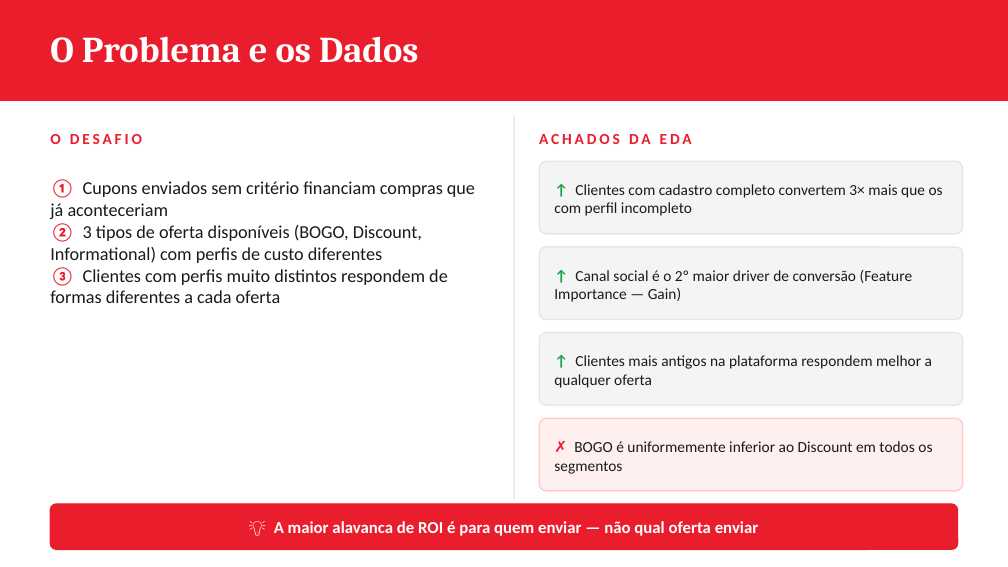
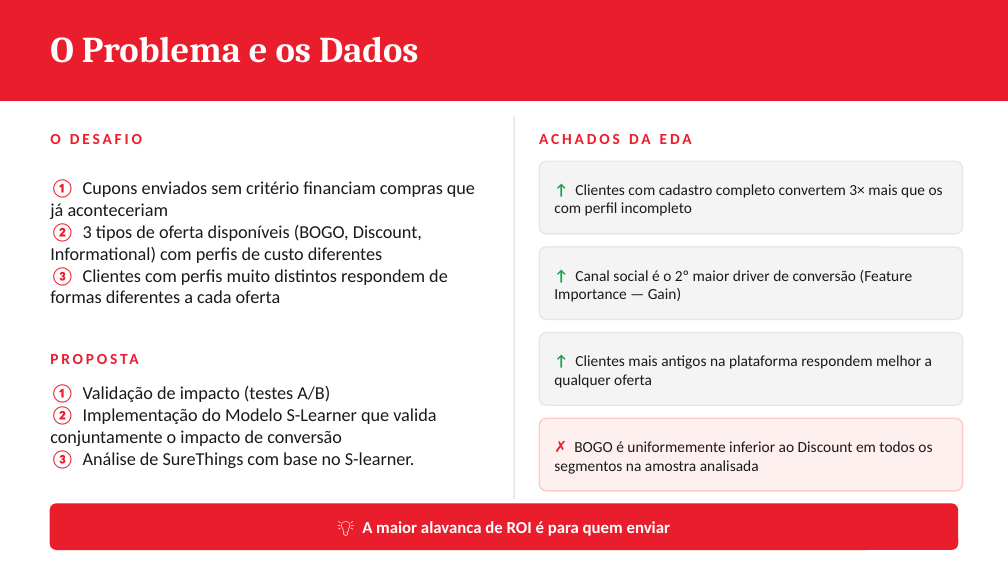
Before and after one commit to ana-clara-fernandes/ifood-case202606, a slide deck: slide 2 of presentation/ifood_case_presentation_AnaClaraFernandes.pptx. Drawn at 1008x567 pixels with LibreOffice and Linux fonts; fonts in the diff are those of the drawing. Boxes give left, top, right and bottom in pixels: in the first picture for what was removed or moved away, otherwise in the second. Text is boxed around its words. In the diff, an @@ line names an element or a change of style, - is before the commit and + after.

Commit message:
ajustes na apresentação e validação do modelo

```diff
--- a/presentation/ifood_case_presentation_AnaClaraFernandes.pptx
+++ b/presentation/ifood_case_presentation_AnaClaraFernandes.pptx
@@ text added at bbox=[50, 341, 474, 376], 11 pt, text #EA1D2C, bold @@
+PROPOSTA
@@ text added at bbox=[50, 384, 436, 469], 13 pt, text #1A1A1A @@
+① Validação de impacto (testes A/B)
+② Implementação do Modelo S-Learner que valida conjuntamente o impacto de conversão
+③ Análise de SureThings com base no S-learner.
@@ text at bbox=[554, 441, 932, 474]: text changed @@
-✗ BOGO é uniformemente inferior ao Discount em todos os segmentos
+✗ BOGO é uniformemente inferior ao Discount em todos os segmentos na amostra analisada
@@ text at bbox=[362, 521, 671, 536]: text changed @@
-💡 A maior alavanca de ROI é para quem enviar — não qual oferta enviar
+💡 A maior alavanca de ROI é para quem enviar
```
Also in this commit, not shown: 4 other slides changed, 2 slides added, 1 other file.
